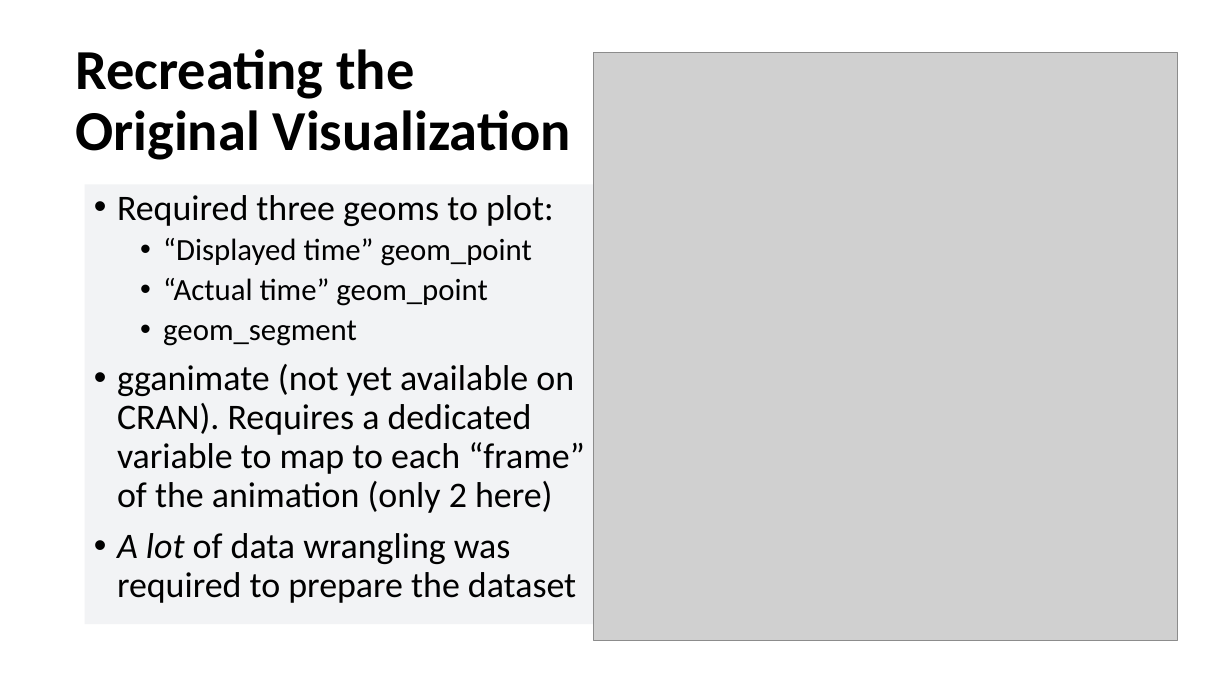
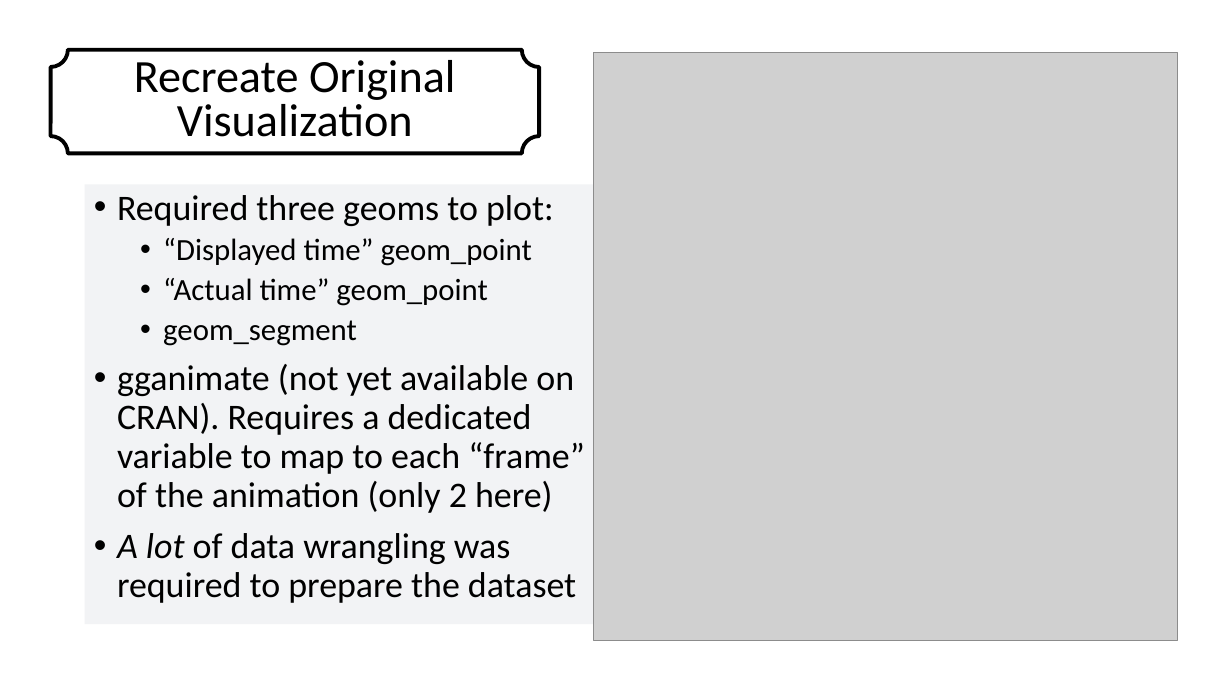
Before and after one commit to suyinlee23/MakeOverMonday_MAT_8790_LeazisLee, a slide deck: slide 10 of Trains vs Planes.pptx (slide 9 before the commit). Drawn at 1232x693 pixels with LibreOffice and Linux fonts; fonts in the diff are those of the drawing; grey boxes stand for pictures; background and template pictures are left out. Boxes give left, top, right and bottom in pixels: in the first picture for what was removed or moved away, otherwise in the second. Text is boxed around its words. In the diff, an @@ line names an element or a change of style, - is before the commit and + after.

```diff
--- a/Trains vs Planes.pptx
+++ b/Trains vs Planes.pptx
@@ plaque "Recreate Original Visualization": place and size @@
-plaque "Recreate Original Visualization" at <box>75,49,571,160</box>
+plaque "Recreate Original Visualization" at <box>33,34,557,168</box>
@@ plaque "Recreate Original Visualization" at <box>33,34,557,168</box>: fill none to #FFFFFF at 82% opacity @@
@@ plaque added at <box>51,50,540,153</box>, outline #000000 3 pt @@
@@ text in plaque at <box>134,60,455,137</box>: text changed; size 44 to 36 pt; bold off @@
-Recreating the Original Visualization
+Recreate Original Visualization
```
Also in this commit, not shown: 7 other slides changed, 5 slides added, 4 slides removed.
